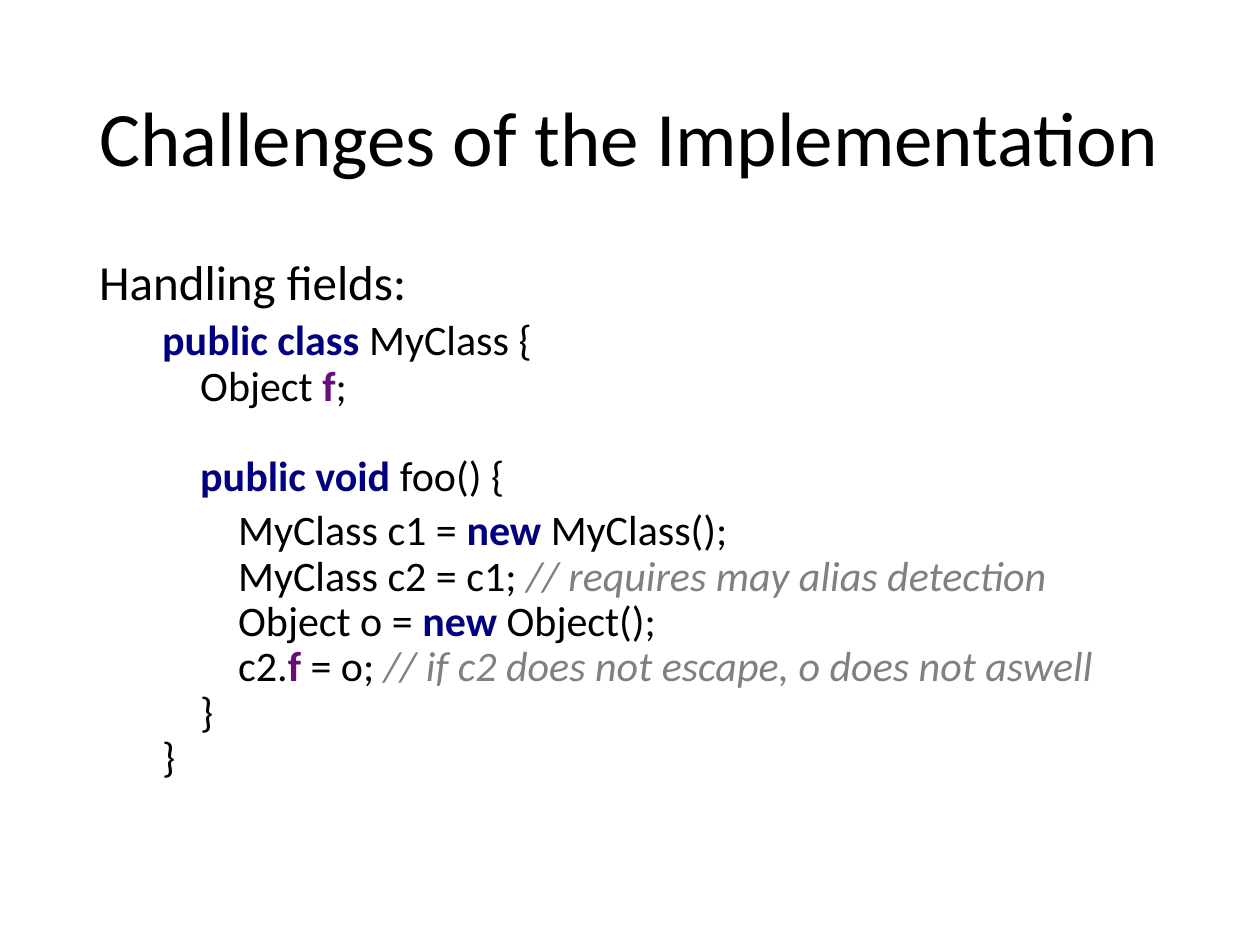
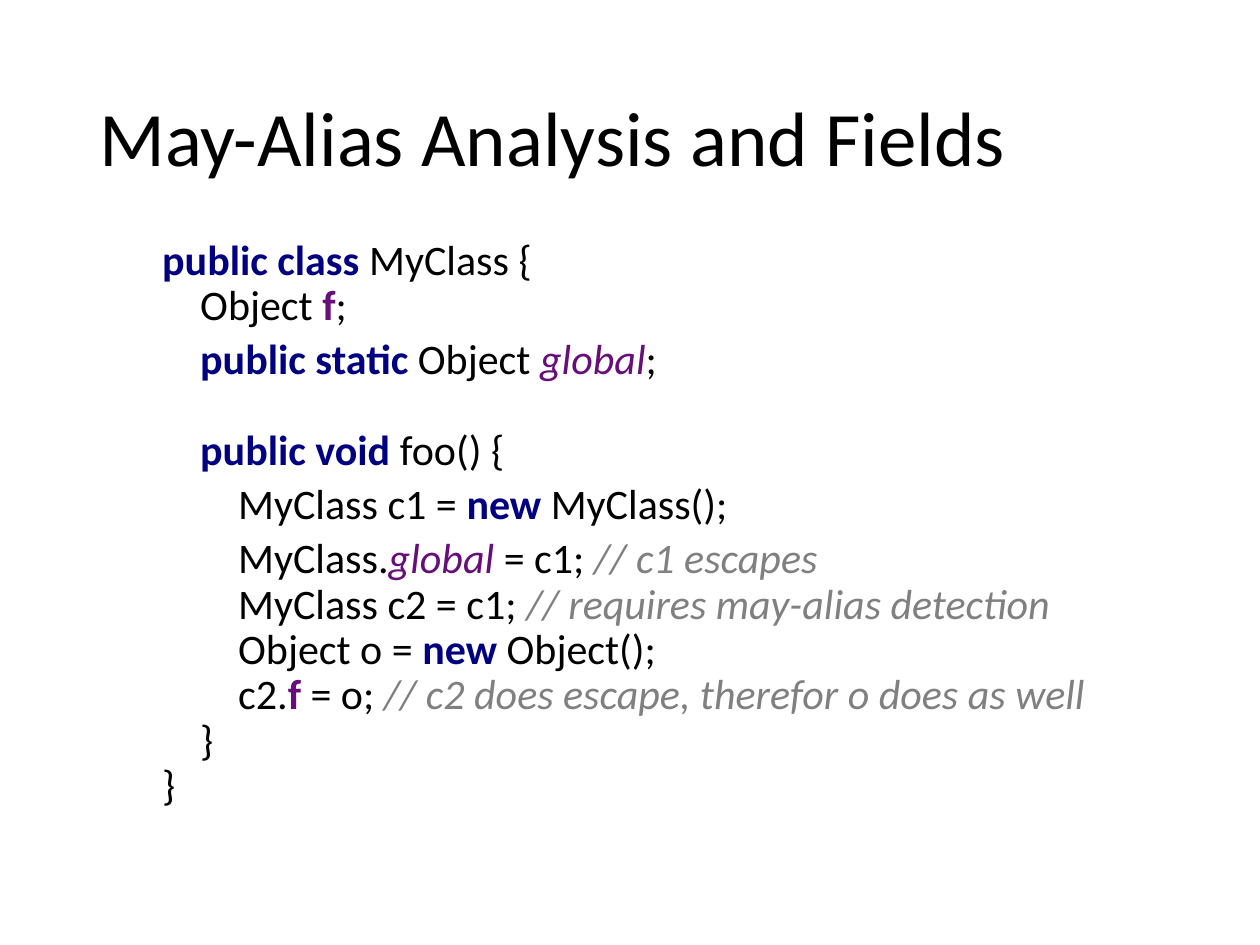
Before and after one commit to stg-tud/apsa, a slide deck: slide 18 of 2019/13-EscapeAnalysis/EscapeAnalysis.pptx. Drawn at 1260x945 pixels with LibreOffice and Linux fonts; fonts in the diff are those of the drawing. Boxes give left, top, right and bottom in pixels: in the first picture for what was removed or moved away, otherwise in the second. Text is boxed around its words. In the diff, an @@ line names an element or a change of style, - is before the commit and + after.

```diff
--- a/2019/13-EscapeAnalysis/EscapeAnalysis.pptx
+++ b/2019/13-EscapeAnalysis/EscapeAnalysis.pptx
@@ title at [99,112,1004,179]: text changed @@
-Challenges of the Implementation
+May-Alias Analysis and Fields
@@ text at [162,245,1084,716]: text changed @@
-Handling fields:
-  public class MyClass {
-  Object f;
-  public void foo() {
-  MyClass c1 = new MyClass();
-  MyClass c2 = c1; // requires may alias detection
-  Object o = new Object();
-  c2.f = o; // if c2 does not escape, o does not aswell
-  }
-  }
+  public class MyClass {
+  Object f;
+  public static Object global;
+  public void foo() {
+  MyClass c1 = new MyClass();
+  MyClass.global = c1; // c1 escapes
+  MyClass c2 = c1; // requires may-alias detection
+  Object o = new Object();
+  c2.f = o; // c2 does escape, therefor o does as well
+  }
+  }
```
Also in this commit, not shown: 6 other slides changed, 2 other files.
